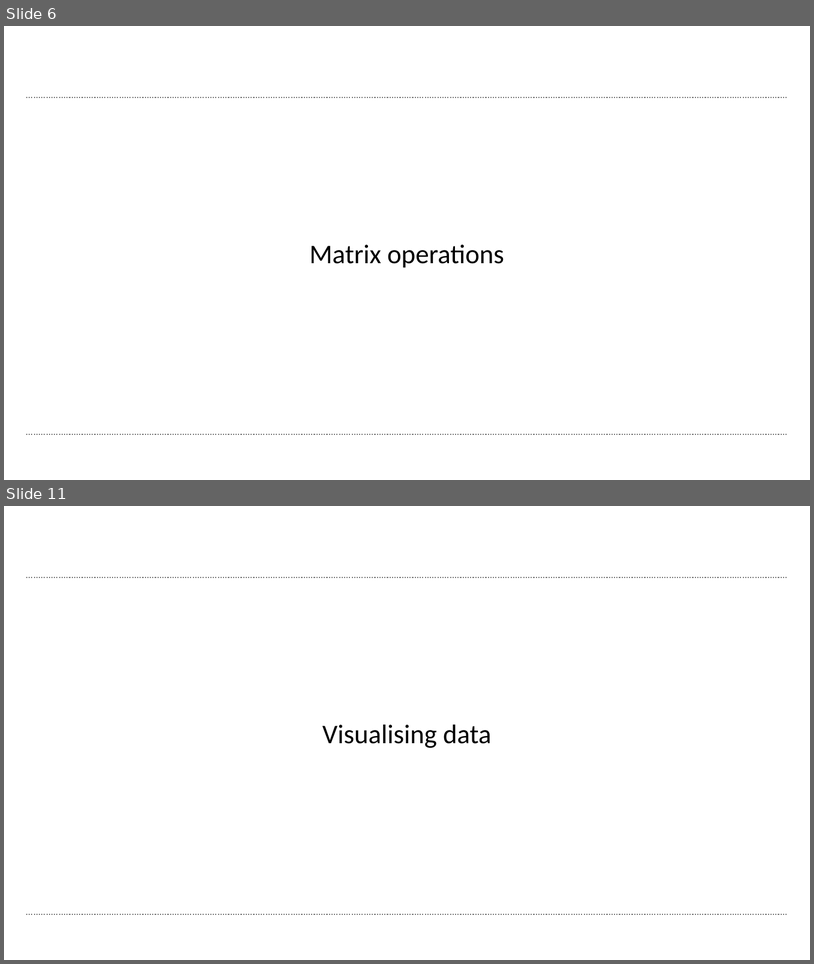
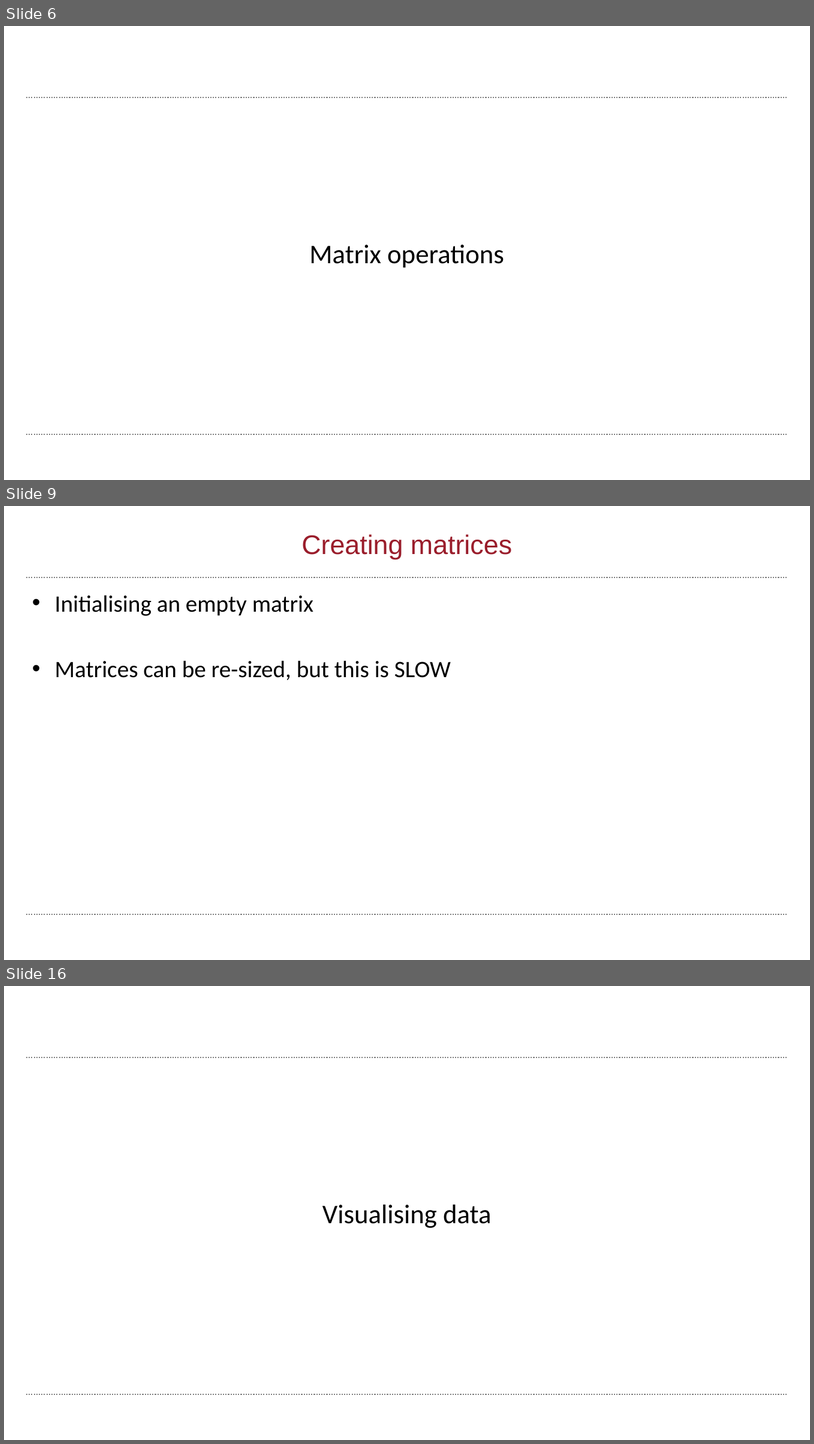
Before and after one commit to wbif-bristol/MATLAB-course, a slide deck: Session 2 - Matrices and image processing/MATLAB Session 2.pptx. Shown one above the other, each under a label of ours: slides 6 and 11 before the commit, slides 6, 9 and 16 after it; the slides between them are not shown. The pictures are 814x964 and 814x1444 pixels, drawn with LibreOffice and Linux fonts; fonts in the diff are those of the drawing; background and template pictures are left out. Boxes give left, top, right and bottom in pixels: in the first picture for what was removed or moved away, otherwise in the second. Text is boxed around its words. In the diff, an @@ line names an element or a change of style, - is before the commit and + after.

```diff
--- a/Session 2 - Matrices and image processing/MATLAB Session 2.pptx
+++ b/Session 2 - Matrices and image processing/MATLAB Session 2.pptx
@@ slide 9 added at bbox=[4, 506, 810, 960], background #FFFFFF; not listed: 2 template elements that a slide beside it also shows @@
@@ title added at bbox=[302, 534, 512, 559], 32 pt, text #9A1D2B @@
+Creating matrices
@@ text added at bbox=[55, 595, 451, 680], 28 pt, text #000000 @@
+• Initialising an empty matrix
+• Matrices can be re-sized, but this is SLOW
@@ what was slide 11 is now slide 16 @@
```
Also in this commit, not shown: 14 slides changed, 4 other slides added, 3 other files.
